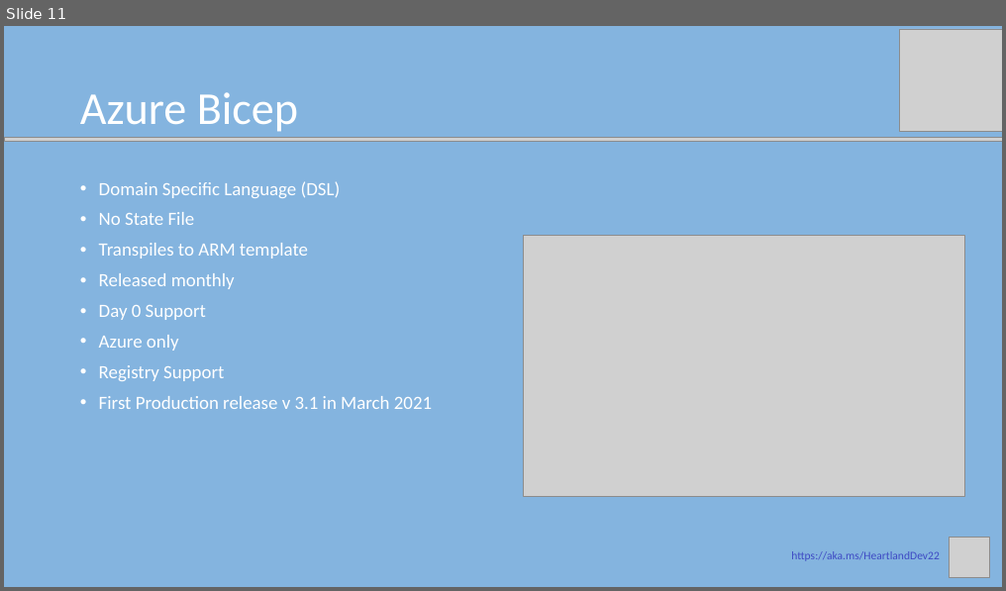
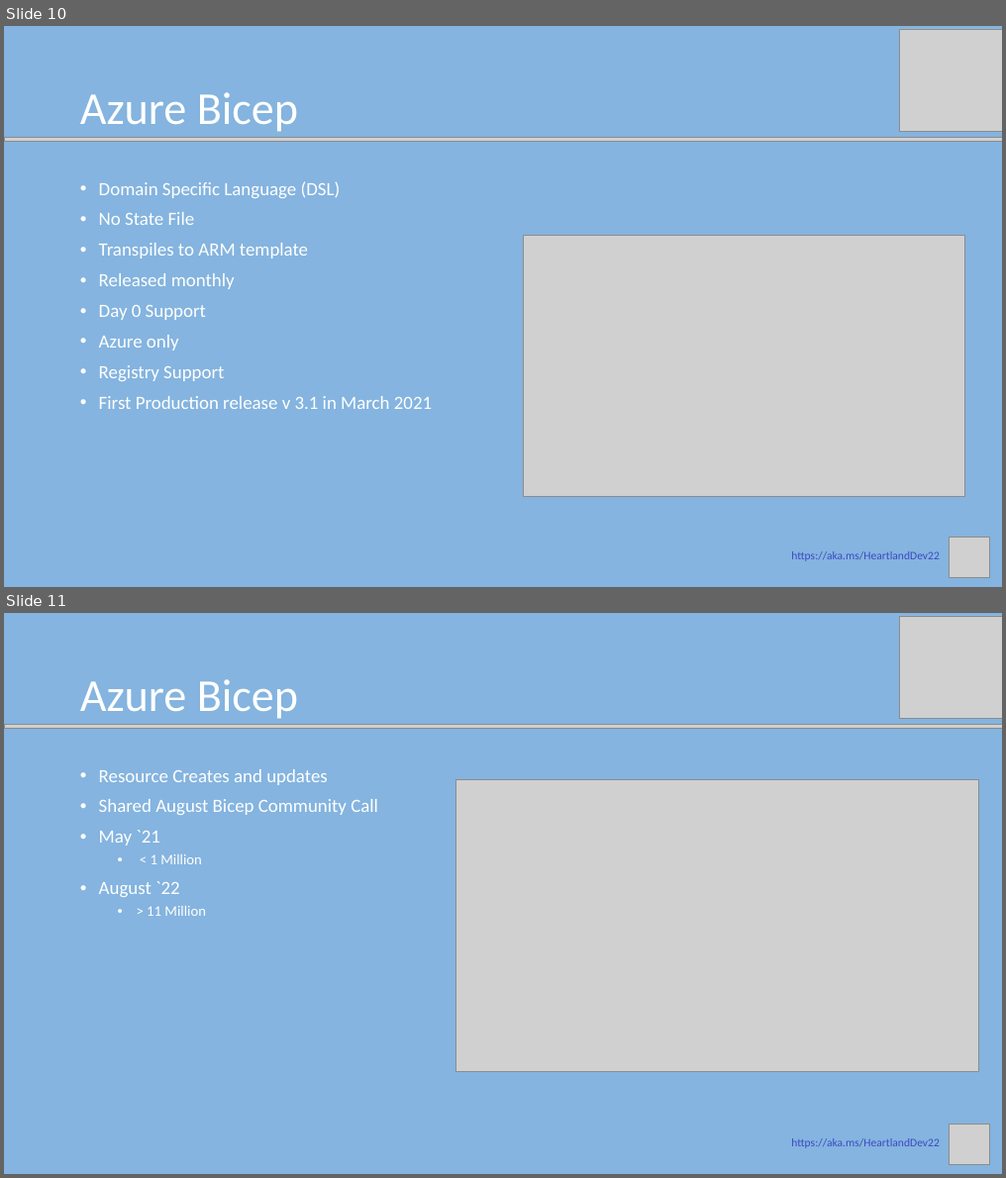
Before and after one commit to JFolberth/Azure_IaC_Flavors, a slide deck: documentation/presentation/Azure _IaC_Flavors.pptx. Shown one above the other, each under a label of ours: slide 11 before the commit, slides 10 and 11 after it. The pictures are 1006x591 and 1006x1178 pixels, drawn with LibreOffice and Linux fonts; fonts in the diff are those of the drawing; grey boxes stand for pictures. Boxes give left, top, right and bottom in pixels: in the first picture for what was removed or moved away, otherwise in the second. Text is boxed around its words. In the diff, an @@ line names an element or a change of style, - is before the commit and + after.

```diff
--- a/documentation/presentation/Azure _IaC_Flavors.pptx
+++ b/documentation/presentation/Azure _IaC_Flavors.pptx
@@ slide 11 added at <box>4,613,1002,1174</box>, background #5B9BD5 at 75% opacity @@
@@ picture added at <box>899,616,1002,719</box> @@
@@ title added at <box>80,679,298,719</box>, 44 pt, text #FFFFFF @@
+Azure Bicep
@@ picture added at <box>4,725,1002,728</box> @@
@@ text added at <box>99,769,378,916</box>, 18 pt, text #FFFFFF @@
+• Resource Creates and updates
+• Shared August Bicep Community Call
+• May `21
+  • < 1 Million
+• August `22
+  • > 11 Million
@@ picture added at <box>456,780,979,1072</box> @@
@@ text added at <box>791,1139,940,1149</box>, 11 pt, text #3E4AC4 @@
+https://aka.ms/HeartlandDev22
@@ picture added at <box>949,1124,990,1164</box> @@
@@ what was slide 11 is now slide 10 @@
```
Also in this commit, not shown: 7 slides changed, 1 other slide added, 3 other files.
